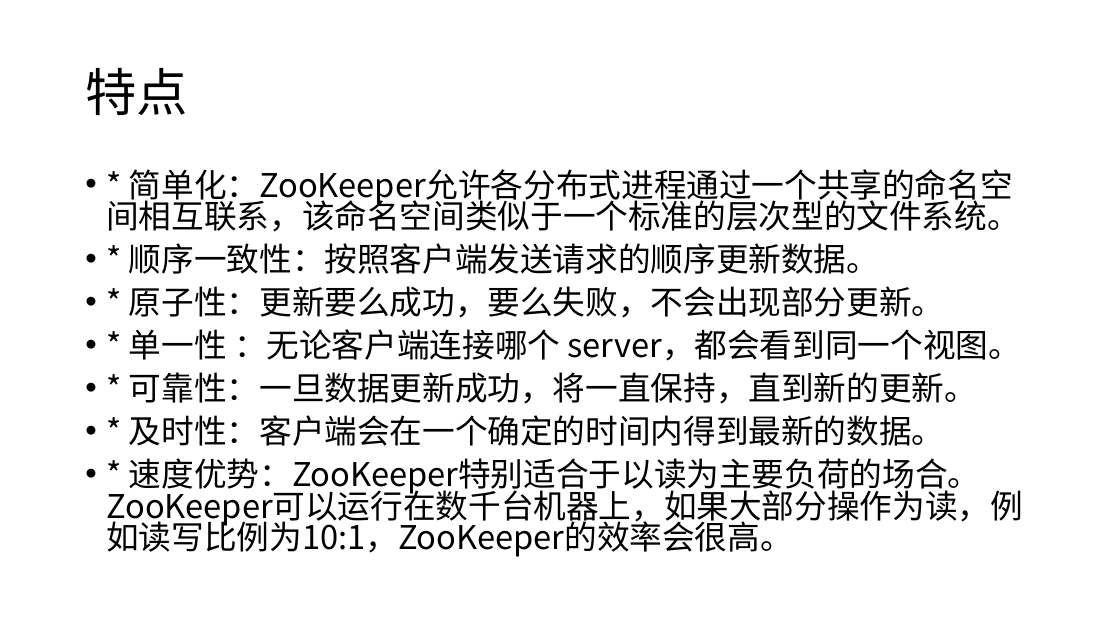
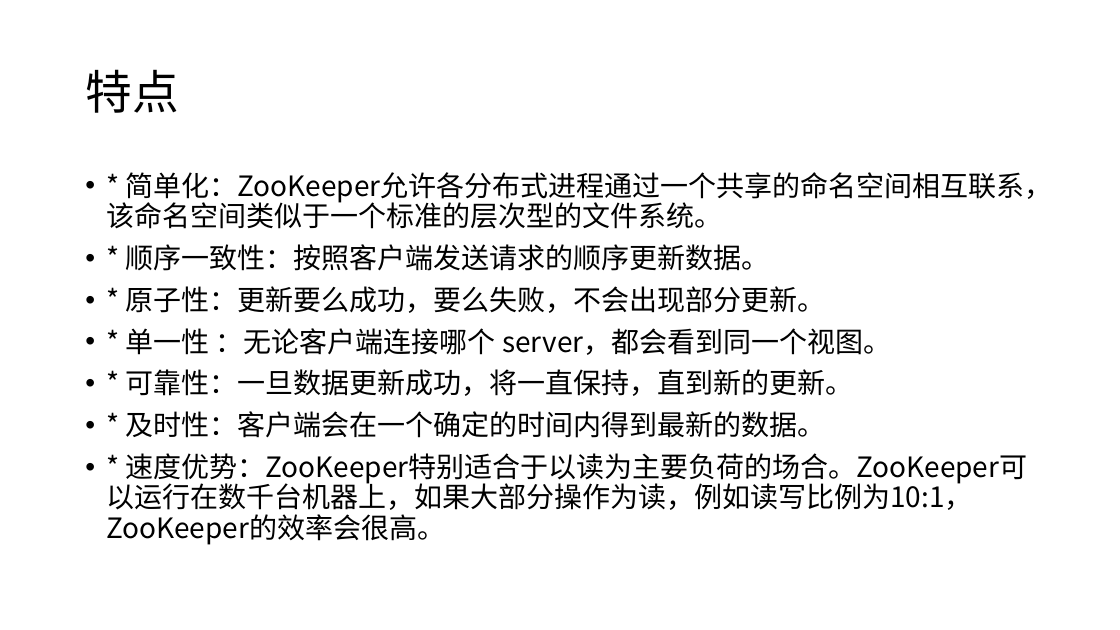
Before and after one commit to moxingwang/zookeeper, a slide deck: slide 24 of zookeeper.pptx (slide 15 before the commit). Drawn at 1120x630 pixels with LibreOffice and Linux fonts; fonts in the diff are those of the drawing. Boxes give left, top, right and bottom in pixels: in the first picture for what was removed or moved away, otherwise in the second. Text is boxed around its words. In the diff, an @@ line names an element or a change of style, - is before the commit and + after.

```diff
--- a/zookeeper.pptx
+++ b/zookeeper.pptx
@@ title "特点" at box(85, 69, 178, 113): size 44 to 40 pt @@
@@ text "* 简单化：ZooKeeper允许各分布式进程通过一个共享的命名空间相互联系，该命名空间类似于一个标准的层次型的文件系统 ..." at box(106, 172, 1053, 545): size 28 to 24 pt; line spacing 0.8 to 0.9 @@
```
Also in this commit, not shown: 21 other slides changed, 29 slides added, 2 slides removed, 1 other file.
